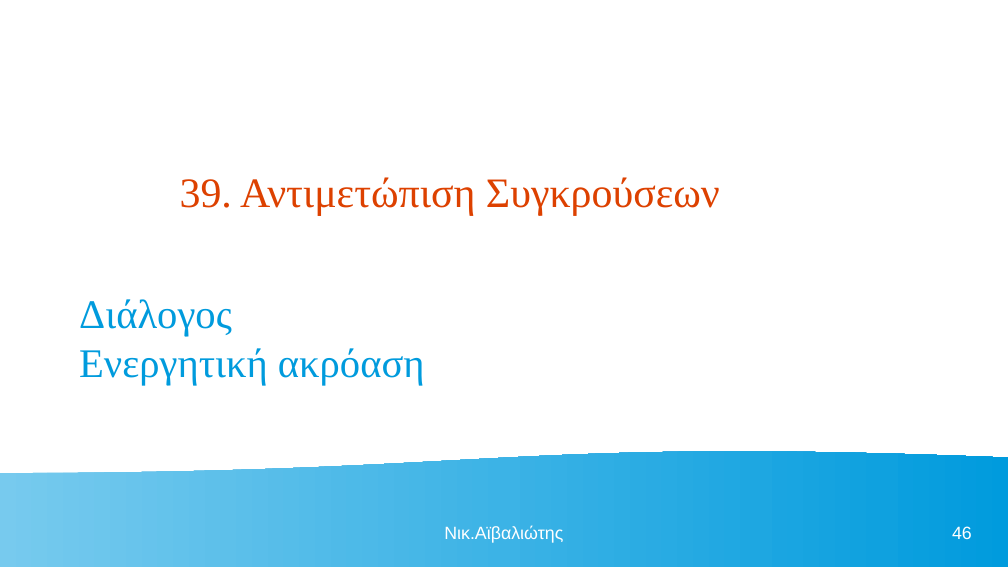
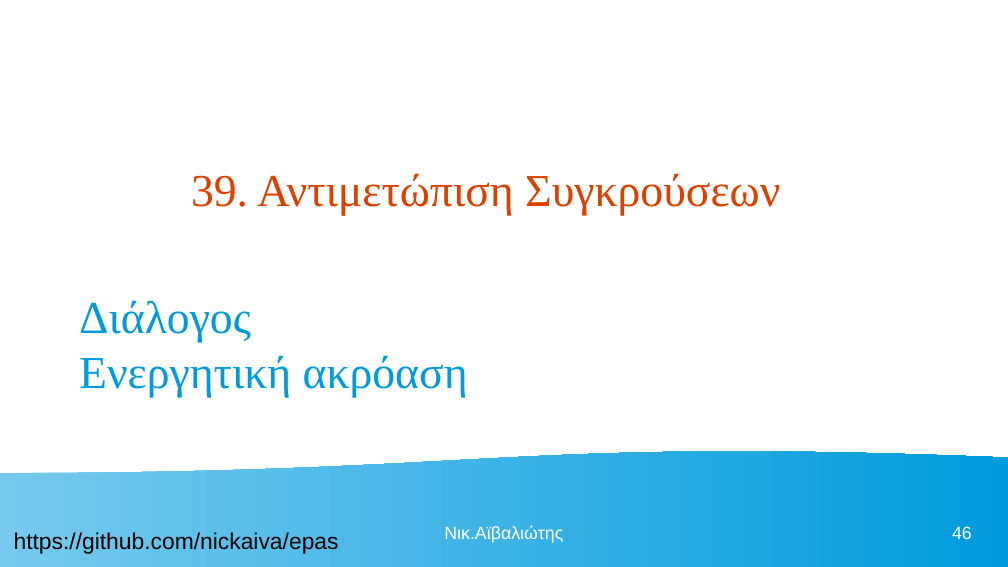
Before and after one commit to nickaiva/epas, a slide deck: slide 46 of ΠΕΡΙΒΑΛΛΟΝ ΕΡΓΑΣΙΑΣ.odp. Drawn at 1008x567 pixels with LibreOffice and Linux fonts; fonts in the diff are those of the drawing. Boxes give left, top, right and bottom in pixels: in the first picture for what was removed or moved away, otherwise in the second. Text is boxed around its words. In the diff, an @@ line names an element or a change of style, - is before the commit and + after.

```diff
--- a/ΠΕΡΙΒΑΛΛΟΝ ΕΡΓΑΣΙΑΣ.odp
+++ b/ΠΕΡΙΒΑΛΛΟΝ ΕΡΓΑΣΙΑΣ.odp
@@ title "39. Αντιμετώπιση Συγκρούσεων": place and size @@
-title "39. Αντιμετώπιση Συγκρούσεων" at <box>180,177,720,215</box>
+title "39. Αντιμετώπιση Συγκρούσεων" at <box>191,173,780,216</box>
@@ title "39. Αντιμετώπιση Συγκρούσεων" at <box>191,173,780,216</box>: size 33 to 36 pt @@
@@ text "Διάλογος Ενεργητική ακρόαση" at <box>79,300,468,398</box>: size 32 to 36 pt @@
@@ text added at <box>14,532,339,554</box>, 18 pt, text #000000 @@
+https://github.com/nickaiva/epas
```
Also in this commit, not shown: 47 other slides changed.
